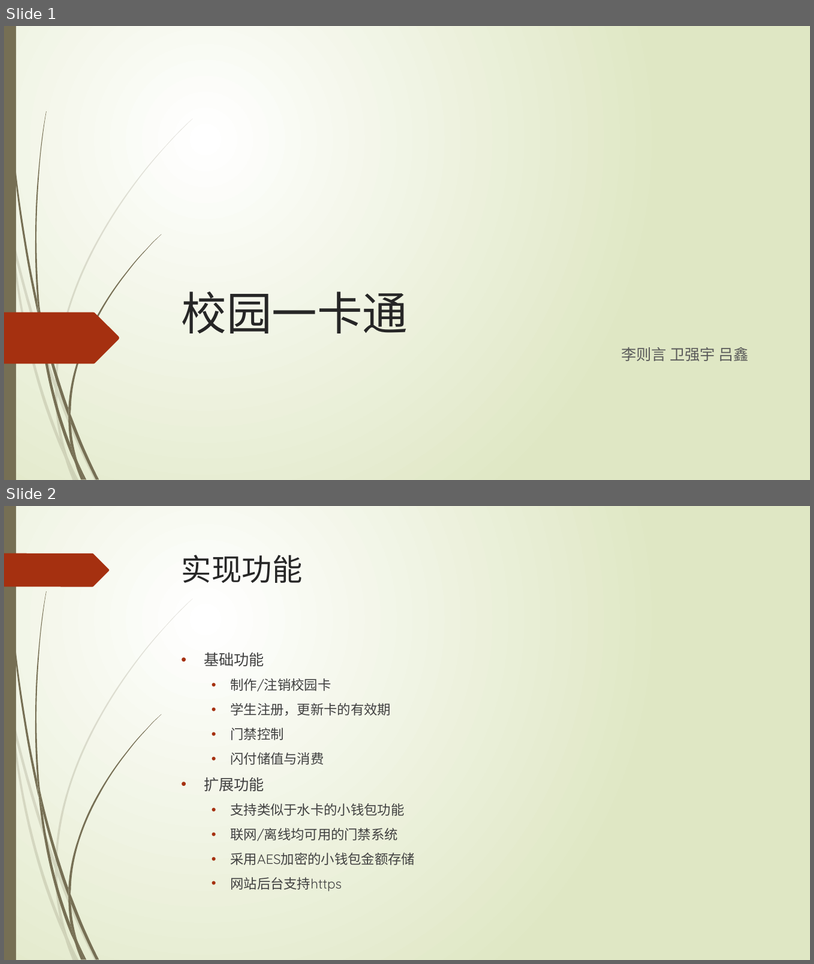
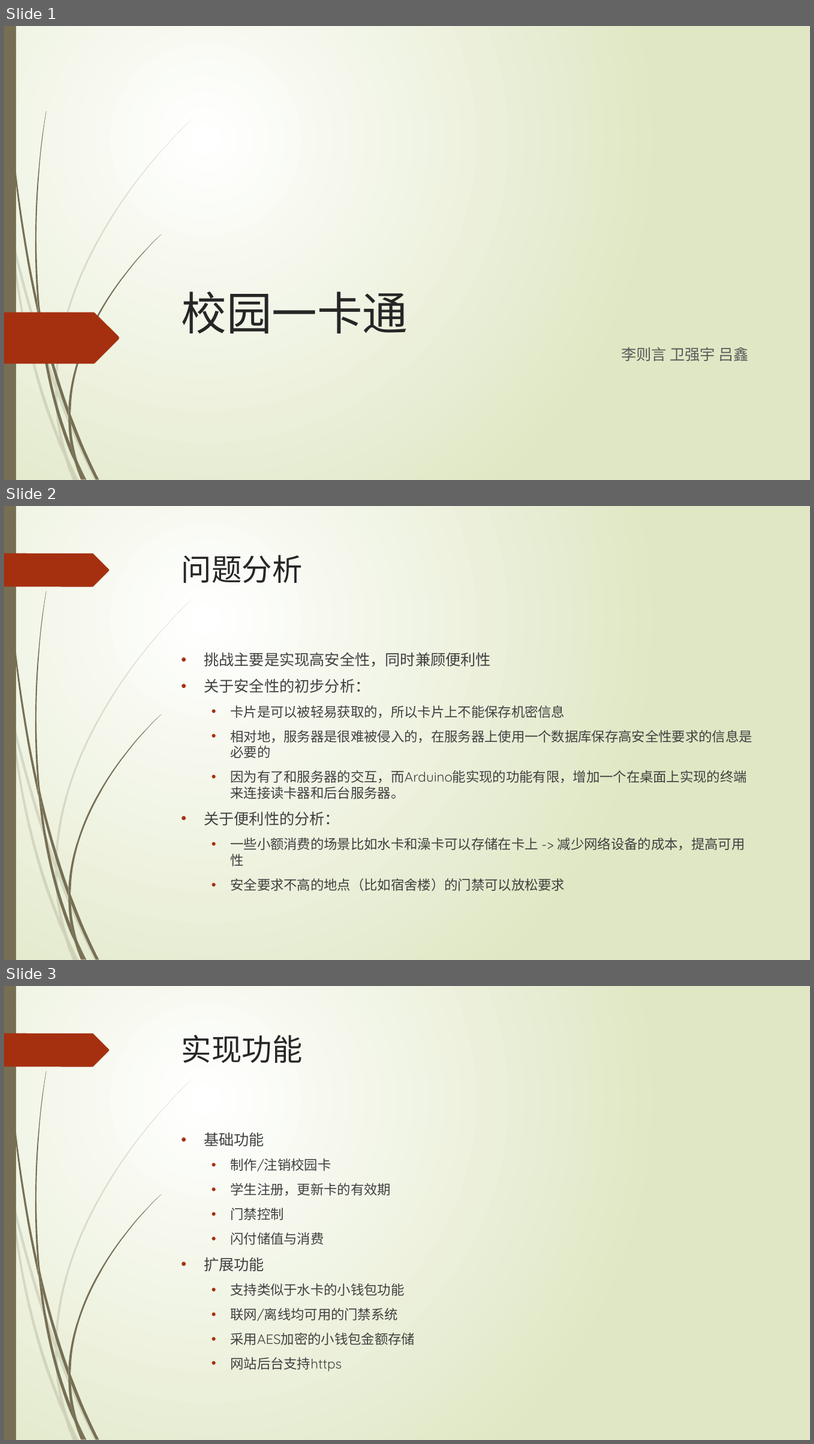
Before and after one commit to lizeyan/Card, a slide deck: pre.pptx. Shown one above the other, each under a label of ours: slides 1 and 2 before the commit, slides 1, 2 and 3 after it. The pictures are 814x964 and 814x1444 pixels, drawn with LibreOffice and Linux fonts; fonts in the diff are those of the drawing. Boxes give left, top, right and bottom in pixels: in the first picture for what was removed or moved away, otherwise in the second. Text is boxed around its words. In the diff, an @@ line names an element or a change of style, - is before the commit and + after.

```diff
--- a/pre.pptx
+++ b/pre.pptx
@@ slide 2 added at <box>4,506,810,960</box>, background gradient #FFFFFF to #DFE8C4; not listed: 24 template elements that a slide beside it also shows @@
@@ title added at <box>182,555,303,583</box>, 36 pt, text #262626 @@
+问题分析
@@ text added at <box>204,652,752,891</box>, 16 pt, text #404040 @@
+• 挑战主要是实现高安全性，同时兼顾便利性
+• 关于安全性的初步分析：
+  • 卡片是可以被轻易获取的，所以卡片上不能保存机密信息
+  • 相对地，服务器是很难被侵入的，在服务器上使用一个数据库保存高安全性要求的信息是必要的
+  • 因为有了和服务器的交互，而Arduino能实现的功能有限，增加一个在桌面上实现的终端来连接读卡器和后台服务器。
+• 关于便利性的分析：
+  • 一些小额消费的场景比如水卡和澡卡可以存储在卡上 -> 减少网络设备的成本，提高可用性
+  • 安全要求不高的地点（比如宿舍楼）的门禁可以放松要求
@@ what was slide 2 is now slide 3 @@
```
Also in this commit, not shown: 3 slides changed, 2 other slides added, 1 slide removed, 7 other files.
